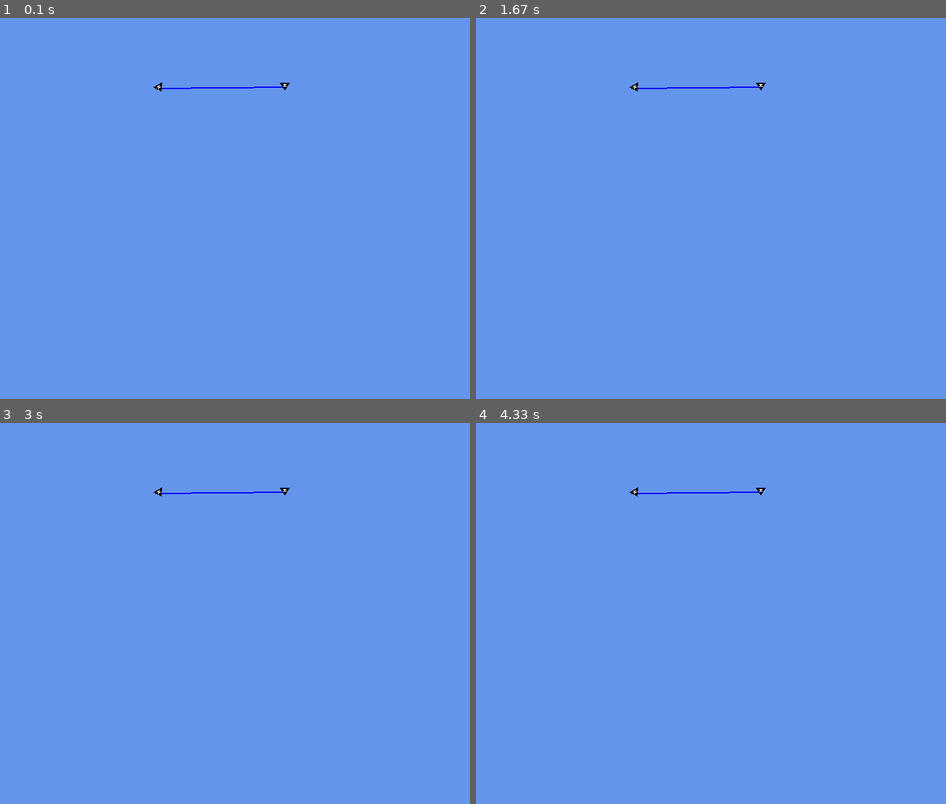
Above: before the commit, frames 1-4 (two rows, left to right).
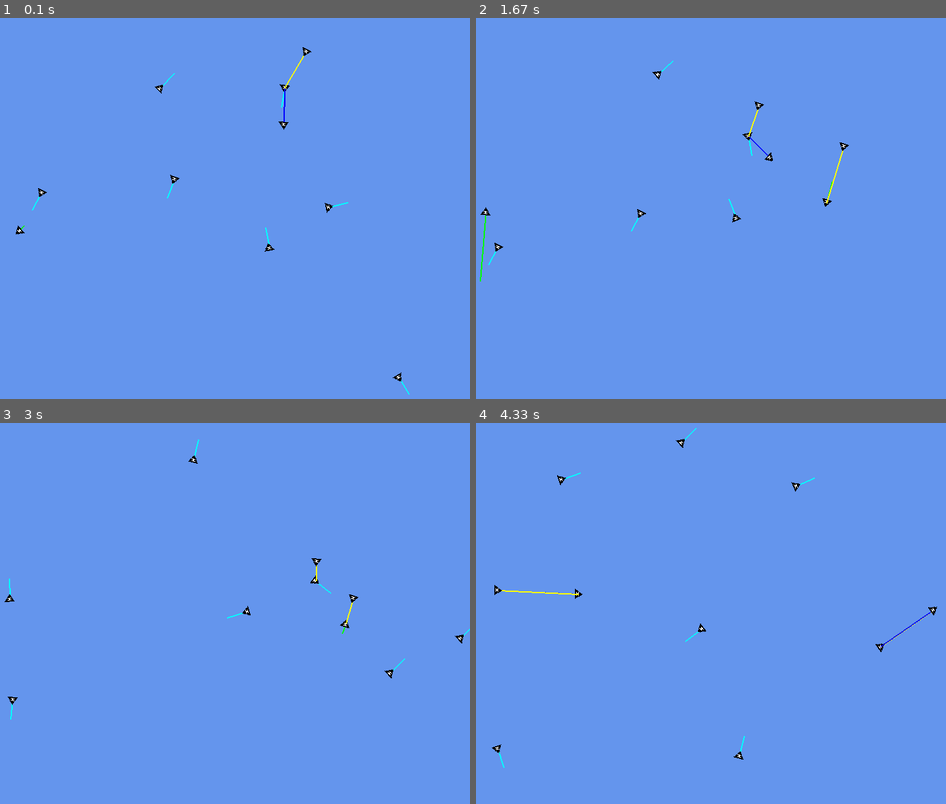
Above: after the commit, the same moments.

Repository: Rernokk/Spring2018
Game: pygame game, started from Python/MovingAgentsAssignment/MovingAgentsAssignment/main.py
Same seed, same stepped clock (60 frames per second), same inputs: the game is played once before the commit and once after it.
Inputs:
- Up to frame 1 (0.1 s): no input
- Up to frame 2 (1.67 s): no input
- Up to frame 3 (3 s): no input
- Up to frame 4 (4.33 s): no input

The runs differ from the first frame. In frame 1, 0.4% of the frame differs, in the area x 3-88%, y 7-99%; in frame 2, 0.5%, in the area x 0-80%, y 11-70%; in frame 3, 0.4%; in frame 4, 0.5%.

Commit message:
Python Project + New C Assignment Duplication

Diff:
--- a/Python/MovingAgentsAssignment/MovingAgentsAssignment/Enemy.py
+++ b/Python/MovingAgentsAssignment/MovingAgentsAssignment/Enemy.py
@@ -4,10 +4,11 @@
 from pygame import *
 from Vector import *
 
-CONST_VAL = 600
+CHASE_LIM = 200
 
 class Enemy(object):
     """Character Object Base"""
+    ######################## Variables Data
     position = Vector(0,0)
     velocity = Vector(0,0)
     angAccel = 0
@@ -16,15 +17,15 @@
     drawRect = pygame.Rect(0,0,0,0)
     behaviourState = "Wander"
     target = Vector(200,200)
-    selfRotDelay = 0
     sprite = pygame.Surface((100,100))
     original_Sprite = 0
     orientation = 0
-    targetPosition = Vector(0,0)
-
+    wanderTimer = 0
     maxSpeed = 5
     maxPred = 1200
+    tarDest = Vector(0,0)
 
+    ########################
     def __init__(self, size, position, velocity, orientation, angAccel, angVel):
         self.position = position
         self.velocity = velocity
@@ -35,12 +36,14 @@
         self.selfRotDelay = 0
         self.angle = 0
 
+    ########################
     def __str__(self):
         return ("<P: " + str(self.position) + ", V: " + str(self.velocity) + ", AngAccel: " + str(self.angAccel) + ", AngVel: " + str(self.angVel) + ", Type: " + str(type(self)) + ">")
 
+    ########################
     def draw(self, screen):
         self.drawRect = pygame.Rect(self.position.x, self.position.y, self.sprite.get_width(), self.sprite.get_height())
-        self.sprite = pygame.transform.rotate(self.original_Sprite, -self.orientation)
+        self.sprite = pygame.transform.rotate(self.original_Sprite, self.orientation)
         x,y = self.drawRect.center
         self.drawRect = self.sprite.get_rect()
         self.drawRect.center = (x,y)
@@ -48,210 +51,133 @@
         #pygame.draw.line(screen, (255, 0, 0), self.drawRect.center, self.drawRect.center + pygame.math.Vector2(self.velocity.ghostRotation(self.orientation).normalize().x, self.velocity.ghostRotation(self.orientation).normalize().y) * 60, 3)
 
         if (type(self.target) == Vector):
-            pygame.draw.line(screen, (0, 0, 255), self.drawRect.center, pygame.math.Vector2((self.velocity.normalize().x * 30) + self.drawRect.center[0], (self.velocity.normalize().y * 30) + self.drawRect.center[1]), 2)
+            if (self.behaviourState == "Wander"):
+                pygame.draw.line(screen, (0, 255, 255), self.drawRect.center, pygame.math.Vector2((self.velocity.normalize().x * 30) + self.drawRect.center[0], (self.velocity.normalize().y * 30) + self.drawRect.center[1]), 2)
+            if (self.behaviourState == "Seek"):
+                pygame.draw.line(screen, (255, 255, 0), self.drawRect.center, pygame.math.Vector2((self.velocity.normalize().x * 30) + self.drawRect.center[0], (self.velocity.normalize().y * 30) + self.drawRect.center[1]), 2)
+            elif (self.behaviourState == "Pursue"):
+                pygame.draw.line(screen, (255, 0, 255), self.drawRect.center, pygame.math.Vector2((self.velocity.normalize().x * 30) + self.drawRect.center[0], (self.velocity.normalize().y * 30) + self.drawRect.center[1]), 2)
+            elif (self.behaviourState == "Evade"):
+                pygame.draw.line(screen, (0, 0, 255), self.drawRect.center, pygame.math.Vector2((self.velocity.normalize().x * 30) + self.drawRect.center[0], (self.velocity.normalize().y * 30) + self.drawRect.center[1]), 2)
+            elif (self.behaviourState == "Flee"):
+                pygame.draw.line(screen, (0, 255, 0), self.drawRect.center, pygame.math.Vector2((self.velocity.normalize().x * 30) + self.drawRect.center[0], (self.velocity.normalize().y * 30) + self.drawRect.center[1]), 2)
         elif (isinstance(self.target, Enemy)):
-            pygame.draw.line(screen, (0, 0, 255), self.drawRect.center, self.target.drawRect.center, 2)
+            if (self.behaviourState == "Seek"):
+                pygame.draw.line(screen, (255, 255, 0), self.drawRect.center, (self.tarDest.x, self.tarDest.y), 2)
+            elif (self.behaviourState == "Pursue"):
+                pygame.draw.line(screen, (255, 0, 255), self.drawRect.center, (self.tarDest.x, self.tarDest.y), 2)
+            elif (self.behaviourState == "Flee"):
+                pygame.draw.line(screen, (0, 0, 255), self.drawRect.center, (self.tarDest.x, self.tarDest.y), 2)
+            elif (self.behaviourState == "Evade"):
+                pygame.draw.line(screen, (0, 255, 0), self.drawRect.center, (self.tarDest.x, self.tarDest.y), 2)
 
         screen.blit(self.sprite, (self.position.x, self.position.y))
 
+    ########################
     def updateByCollision(self, step):
         self.position = Vector(random.uniform(self.size * 2, 800 - (self.size * 2)), random.uniform(self.size * 2, 600 - (self.size * 2)))
         self.target = self.position
         self.behaviourState = "Wander"
         self.orientation = random.uniform(0, 359)
 
+    ########################
     def registerUnitInRange(self, unit, style):
         print("Enemy base class range method called")
 
 class Humanoid(Enemy):
     def __init__(self, size, position, velocity, orientation, angAccel, angVel):
         spr = pygame.image.load("Humanoid.png")
+        spr = pygame.transform.rotate(spr, -90)
         self.original_Sprite = spr.convert_alpha()
         self.target = self.position
-        self.maxSpeed = 30
-        Enemy.__init__(self, size, position, velocity, orientation, 0, 0)
+        self.maxSpeed = random.uniform(20, 60)
+        self.velocity = Vector(random.uniform(-1, 1), random.uniform(-1,1))
+        Enemy.__init__(self, size, position, self.velocity, orientation, 0, 0)
 
     def update(self, step):
+        self.orientation = math.degrees(math.atan2(self.velocity.x, self.velocity.y))
         if (self.target is not None and (type(self.target) == Vector or isinstance(self.target, Enemy))):
-            if (self.position.distance(self.target) > 100):
-                self.behaviourState = "Wander"
-                self.target = self.position + self.velocity * 30
-            elif (self.behaviourState == "Wander"):
+            if (self.behaviourState == "Wander"):
                 self.wander(step)
             elif (self.behaviourState == "Seek"):
                 self.seek(self.target, step)
             elif (self.behaviourState == "Pursue"):
-                print("Pursue")
                 self.pursue(self.target, step)
             elif (self.behaviourState == "Evade"):
-                print("Evading")
+                self.evade(self.target, step)
             elif(self.behaviourState == "Flee"):
                 self.flee(self.target, step)
 
     def wander(self, step):
-        if (self.selfRotDelay > 3):
-            self.orientation = (self.orientation + random.uniform(-1.0, 1.0) * 6)
-            self.selfRotDelay = 0
-        else:
-            self.selfRotDelay+=1
-        self.velocity.rotate(self.orientation)
-        self.target = self.position + (self.velocity.normalize())
-        self.targetPosition = self.target
+        if (self.wanderTimer > 22):
+            self.velocity.rotate(random.uniform(-22.5, 22.5))
+            self.wanderTimer = 0
+        self.wanderTimer += 1
+        self.target = self.position + (self.velocity.normalize() * 30)
         self.seek(self.target, step)
 
     def seek(self, target, step):
-        if (isinstance(target, Enemy)):
-            if (self.position.distance(target.position) < 10):
-                self.position = target.position
-                self.behaviourState = "Wander"
-            elif(self.position.distance(target.position) > CONST_VAL):
-                self.behaviourState = "Wander"
-            else:
-                self.orientation = 180 + self.position.angleBetween(target.position)
-                self.velocity = target.position - self.position
-                self.position += self.velocity.normalize() * step * self.maxSpeed
-        elif(type(target) == Vector):
-            self.velocity.rotate(self.orientation)
+        if(type(target) == Vector and target.distance(self.position) <= CHASE_LIM):
+            self.velocity = (target - self.position)
             self.position += self.velocity.normalize() * step * self.maxSpeed
+            if (self.behaviourState != "Pursue"):
+                self.tarDest = target
+        elif(isinstance(target, Enemy) and target.position.distance(self.position) <= CHASE_LIM):
+            self.velocity = target.position - self.position
+            self.position += self.velocity.normalize() * step * self.maxSpeed
+            if (self.behaviourState != "Pursue"):
+                self.tarDest = Vector(target.drawRect.center[0], target.drawRect.center[1])
+        else:
+            self.behaviourState = "Wander"
 
     def flee(self, target, step):
-        if (type(target) == Vector):
-            if (self.position.distance(target) > CONST_VAL):
-                self.behaviourState = "Wander"
-            else:
-                self.velocity.rotate(self.orientation)
-                self.position += self.velocity.normalize() * step * self.maxSpeed
-        elif (isinstance(target, Enemy)):
-            if (self.position.distance(target.position) > CONST_VAL):
-                self.behaviourState = "Wander"
-            else:
-                #self.velocity.rotate(self.orientation)
-                self.velocity = self.position - target.position
-                self.position += self.velocity.normalize() * step * self.maxSpeed
-                self.orientation = self.velocity.calculateVectorAngle()
+        if(type(target) == Vector and target.distance(self.position) <= CHASE_LIM):
+            self.velocity = (self.position - target)
+            if (self.behaviourState != "Evade"):
+                self.tarDest = target
+            self.position += self.velocity.normalize() * step * self.maxSpeed
+        elif(isinstance(target, Enemy) and target.position.distance(self.position) <= CHASE_LIM):
+            self.velocity = self.position - target.position
+            if (self.behaviourState != "Evade"):
+                self.tarDest = Vector(target.drawRect.center[0], target.drawRect.center[1])
+            self.position += self.velocity.normalize() * step * self.maxSpeed
+        else:
+            self.behaviourState = "Wander"
 
     def pursue(self, target, step):
-        dir = target.position - self.position
-        dst = dir.length()
-        spd = self.maxSpeed
-        prediction = 0
-        if (spd <= dst / self.maxPred):
-            prediction = self.maxPred
-        else:
-            prediction = dst / spd
-        self.targetPosition = target.position + (target.velocity * prediction)
-        self.orientation = (((target.position + (target.velocity * prediction)) - self.position)).calculateVectorAngle()
-        self.seek(target.position + (target.velocity * prediction), step * 2)
+        if(isinstance(target, Enemy) and target.position.distance(self.position) <= CHASE_LIM):
+            self.tarDest = Vector(target.drawRect.center[0], target.drawRect.center[1]) + target.velocity
+            self.seek(target.position + target.velocity * target.maxSpeed, step)
+        if (self.position.distance(target.position) > CHASE_LIM):
+            self.behaviourState = "Wander"
 
-        if (self.position.distance(target.position) > CONST_VAL):
+    def evade(self, target, step):
+        if(isinstance(target, Enemy) and target.position.distance(self.position) <= CHASE_LIM):
+            self.tarDest = Vector(target.drawRect.center[0], target.drawRect.center[1]) + target.velocity.normalize() * target.maxSpeed
+            self.flee(target.position + target.velocity.normalize() * target.maxSpeed, step)
+        if (self.position.distance(target.position) > CHASE_LIM):
             self.behaviourState = "Wander"
 
     def registerUnitInRange(self, unit, style):
-        if (self.behaviourState == "Wander"):
+        if (self.behaviourState is "Wander"):
             if (style is "Fight"):
                 if (type(self.target) is Vector):
-                    if (type(unit) == Vehicle):
+                    #if (type(unit) == Vehicle):
+                    #    self.target = unit
+                    #    print("Humanoid: Vehicle in range, seeking")
+                    #elif (type(unit) == Gunship):
+                    #    self.target = unit
+                    #    print("Humanoid: Gunship in range, pursuing")
+                    if (type(unit) == Humanoid):
                         self.target = unit
-                        print("Humanoid: Vehicle in range, seeking")
-                    elif (type(unit) == Gunship):
-                        self.target = unit
-                        print("Humanoid: Gunship in range, pursuing")
-                    elif (type(unit) == Humanoid):
-                        self.target = unit
-                        if (random.uniform(0, 1) > 10):
+                        if (random.uniform(0, 1) > .5):
                             self.behaviourState = "Seek"
                         else:
                             self.behaviourState = "Pursue"
             elif (style is "Flight"):
                 if (type(self.target) is Vector): #and type(unit) is not Humanoid):
                     self.target = unit
-                    #self.behaviourState = "Flee"
-                    self.behaviourState = "Wander"
-
-class Vehicle(Enemy):
-    def __init__(self, size, position, velocity, orientation, angAccel, angVel):
-        spr = pygame.image.load("Vehicle.png")
-        self.original_Sprite = spr.convert_alpha()
-        self.target = Vector(0,0)
-        Enemy.__init__(self, size, position, velocity, orientation, angAccel, angVel)
-
-    def registerUnitInRange(self, unit, style):
-        if (style is "Fight"):
-            if (type(self.target) is Vector):
-                if (type(unit) == Gunship):
-                    self.target = unit
-                    print("Vehicle: Gunship in range, seeking")
-                elif (type(unit) == Humanoid):
-                    self.target = unit
-                    print("Vehicle: Humanoid in range, pursuing")
-        elif (style is "Flight"):
-             if (type(self.target) is Vector):
-                 self.target = unit
-                 self.behaviourState = "Flee"
-                 print(str(type(self)) + " is fleeing from " + str(type(unit)))
-
-    def update(self, step):
-        if (self.target is not None and (type(self.target) == Vector or type(self.target) == Enemy)):
-            #Wandering
-            if (self.behaviourState == "Wander"):
-                if (self.selfRotDelay > 1):
-                    self.orientation += random.uniform(-1, 1) * random.uniform(-1, 1) * step
-                    self.selfRotDelay = 0
-                else:
-                    self.selfRotDelay+=1
-                self.velocity.rotate(self.orientation)
-                self.target = self.position + self.velocity.normalize()
-                self.seek(self.target, step)
-            elif (self.behaviourState == "Seek"):
-                self.seek(self.target, step)
-            elif (self.behaviourState == "Evade"):
-                print("Evading")
-            elif(self.behaviourState == "Flee"):
-                #print("Flee")
-                self.flee(self, self.target, step)
-
-    #def update(self, step):
-        #print("Vehicle Target: " + str(self.target))
-class Gunship(Enemy):
-    def __init__(self, size, position, velocity, orientation, angAccel, angVel):
-        spr = pygame.image.load("Gunship.png")
-        self.original_Sprite = spr.convert_alpha()
-        self.target = Vector(0,0)
-        Enemy.__init__(self, size, position, velocity, orientation, angAccel, angVel)
-
-    def registerUnitInRange(self, unit, style):
-        if (style is "Fight"):
-            if (type(self.target) is Vector):
-                if (type(unit) == Humanoid):
-                    self.target = unit
-                    print("Gunship: Humanoid in range, seeking")
-                elif (type(unit) == Vehicle):
-                    self.target = unit
-                    print("Gunship: Vehicle in range, pursuing")
-        elif (style is "Flight"):
-            if (type(self.target) is Vector):
-                self.target = unit
-                self.behaviourState = "Flee"
-                print(str(type(self)) + " is fleeing from " + str(type(unit)))
-
-    def update(self, step):
-        if (self.target is not None and (type(self.target) == Vector or type(self.target) == Enemy)):
-            if (self.behaviourState == "Wander"):
-                if (self.selfRotDelay > 1):
-                    self.orientation += random.uniform(-1, 1) * random.uniform(-1, 1) * step
-                    self.selfRotDelay = 0
-                else:
-                    self.selfRotDelay+=1
-                self.velocity.rotate(self.orientation)
-                self.target = self.position + self.velocity.normalize()
-                self.seek(self.target, step)
-            elif (self.behaviourState == "Seek"):
-                self.seek(self.target, step)
-            elif (self.behaviourState == "Evade"):
-                print("Evading")
-            elif(self.behaviourState == "Flee"):
-                #print("Flee")
-                self.flee(self, self.target, step)
-
-    #def update(self, step):
-        #print("Gunship Target: " + str(self.target))
+                    if (random.uniform(0, 1) > .5):
+                        self.behaviourState = "Flee"
+                    else:
+                        self.behaviourState = "Evade"
--- a/Python/MovingAgentsAssignment/MovingAgentsAssignment/Vector.py
+++ b/Python/MovingAgentsAssignment/MovingAgentsAssignment/Vector.py
@@ -1,6 +1,8 @@
 import math
 import Enemy
+import numpy as np
 from Enemy import *
+from numpy import *
 
 class Vector(object):
     """description of class"""
@@ -48,38 +50,12 @@
         return math.degrees(math.atan2(self.y - other.y, self.x - other.x));
 
     def rotate(self, angle):
-        val = self.normalize()
-        length = math.sqrt(val.x ** 2 + val.y ** 2)
-        ang = math.atan2(val.y, val.x)
-        #ang = math.degrees(ang)
-        #if (self.y > 0 and self.x < 0):
-        #    ang += 180
-        #elif (self.y < 0 and self.x < 0):
-        #    ang += 180
-        #elif (self.y < 0 and self.x > 0):
-        #    ang += 360
-
-        ang += angle
-        ang = math.radians(ang)
-        self.x = (length * math.cos(ang))
-        self.y = (length * math.sin(ang))
+        valX = self.x
+        valY = self.y
+        valAng = math.radians(angle)
+        self.x = valX * math.cos(valAng) - valY * math.sin(valAng)
+        self.y = valX * math.sin(valAng) + valY * math.cos(valAng)
         return
-
-    def ghostRotation(self, angle):
-        val = self.normalize()
-        length = math.sqrt(val.x ** 2 + val.y ** 2)
-        ang = math.atan2(val.y, val.x)
-        #ang = math.degrees(ang)
-        #if (self.y > 0 and self.x < 0):
-        #    ang += 180
-        #elif (self.y < 0 and self.x < 0):
-        #    ang += 180
-        #elif (self.y < 0 and self.x > 0):
-        #    ang += 360
-
-        ang += angle
-        ang = math.radians(ang)
-        return Vector(length * math.cos(ang), length * math.sin(ang))
 
     def calculateVectorAngle(self):
         val = self.normalize()
--- a/Python/MovingAgentsAssignment/MovingAgentsAssignment/main.py
+++ b/Python/MovingAgentsAssignment/MovingAgentsAssignment/main.py
@@ -9,8 +9,8 @@
 screen = pygame.display.set_mode((800,600))
 done = False
 Enemies =  [#Humanoid(16, Vector(random.uniform(16 * 2, 800 - (16 * 2)), random.uniform(16 * 2, 600 - (16 * 2))), Vector(random.uniform(-10, 10),random.uniform(-10, 10)), random.uniform(-180, 180), 0, 0)
-           Humanoid(16, Vector(500, 100), Vector(1,0), 90, 0, 0)
-           ,Humanoid(16, Vector(300, 100), Vector(1,0),60,0, 0)
+           Humanoid(16, Vector(500, 100), Vector(1,0), 0, 0, 0)
+           ,Humanoid(16, Vector(300, 100), Vector(1,0), 0,0, 0)
            #,Humanoid(16, Vector(random.uniform(16 * 2, 800 - (16 * 2)), random.uniform(16 * 2, 600 - (16 * 2))), Vector(random.uniform(-10, 10),random.uniform(-10, 10)), random.uniform(-180, 180), 0, 0)
            #,Humanoid(16, Vector(random.uniform(16 * 2, 800 - (16 * 2)), random.uniform(16 * 2, 600 - (16 * 2))), Vector(random.uniform(-10, 10),random.uniform(-10, 10)), random.uniform(-180, 180), 0, 0)
            #,Humanoid(16, Vector(random.uniform(16 * 2, 800 - (16 * 2)), random.uniform(16 * 2, 600 - (16 * 2))), Vector(random.uniform(-10, 10),random.uniform(-10, 10)), random.uniform(-180, 180), 0, 0)
@@ -20,6 +20,11 @@
            ]
 
 #Enemies[0].seek(Vector(300, 100), 1)
+
+i = 0
+while (i < 8):
+    Enemies.append(Humanoid(16, Vector(random.uniform(32, 768), random.uniform(32, 568)), Vector(1,0), 0, 0, 0))
+    i+= 1
 
 clock = time.Clock()
 while not done:
@@ -34,13 +39,13 @@
                 if (character.drawRect.colliderect(otherChar.drawRect)):
                     otherChar.updateByCollision(clock.get_time()/CONST_FACTOR)
 
-                if (character.position.distance(otherChar.position) < 400):
+                if (character.position.distance(otherChar.position) < 100 and character.behaviourState == "Wander" and otherChar.behaviourState == "Wander"):
                     character.registerUnitInRange(otherChar, "Fight")
                     otherChar.registerUnitInRange(character, "Flight")
 
         character.update(clock.get_time()/CONST_FACTOR)
-        #if (character.position.x + character.size > 800 or character.position.x < 0 or character.position.y < 0 or character.position.y + character.size > 600):
-            #character.updateByCollision(clock.get_time()/CONST_FACTOR)
+        if (character.position.x + character.size > 800 or character.position.x < 0 or character.position.y < 0 or character.position.y + character.size > 600):
+            character.updateByCollision(clock.get_time()/CONST_FACTOR)
 
     screen.fill((100, 149, 237))
     for character in Enemies:
Binary file added: C/CalendarConverterPt2/CalendarConverter/Debug/SmithSCh3Hw01.obj
Binary file added: C/CalendarConverterPt2/CalendarConverter/Debug/main.obj
Not shown, added: C/CalendarConverterPt2/CalendarConverter.sln
Not shown, added: C/CalendarConverterPt2/CalendarConverter/CalendarConverter.vcxproj
Not shown, added: C/CalendarConverterPt2/CalendarConverter/CalendarConverter.vcxproj.filters
Not shown, added: C/CalendarConverterPt2/CalendarConverter/Debug/Calendar.336421B3.tlog/CL.command.1.tlog
Not shown, added: C/CalendarConverterPt2/CalendarConverter/Debug/Calendar.336421B3.tlog/CL.read.1.tlog
Not shown, added: C/CalendarConverterPt2/CalendarConverter/Debug/Calendar.336421B3.tlog/CL.write.1.tlog
Not shown, added: C/CalendarConverterPt2/CalendarConverter/Debug/Calendar.336421B3.tlog/CalendarConverter.lastbuildstate
Not shown, added: C/CalendarConverterPt2/CalendarConverter/Debug/Calendar.336421B3.tlog/link.command.1.tlog
Not shown, added: C/CalendarConverterPt2/CalendarConverter/Debug/Calendar.336421B3.tlog/link.read.1.tlog
Not shown, added: C/CalendarConverterPt2/CalendarConverter/Debug/Calendar.336421B3.tlog/link.write.1.tlog
(and 7 more such lines)
